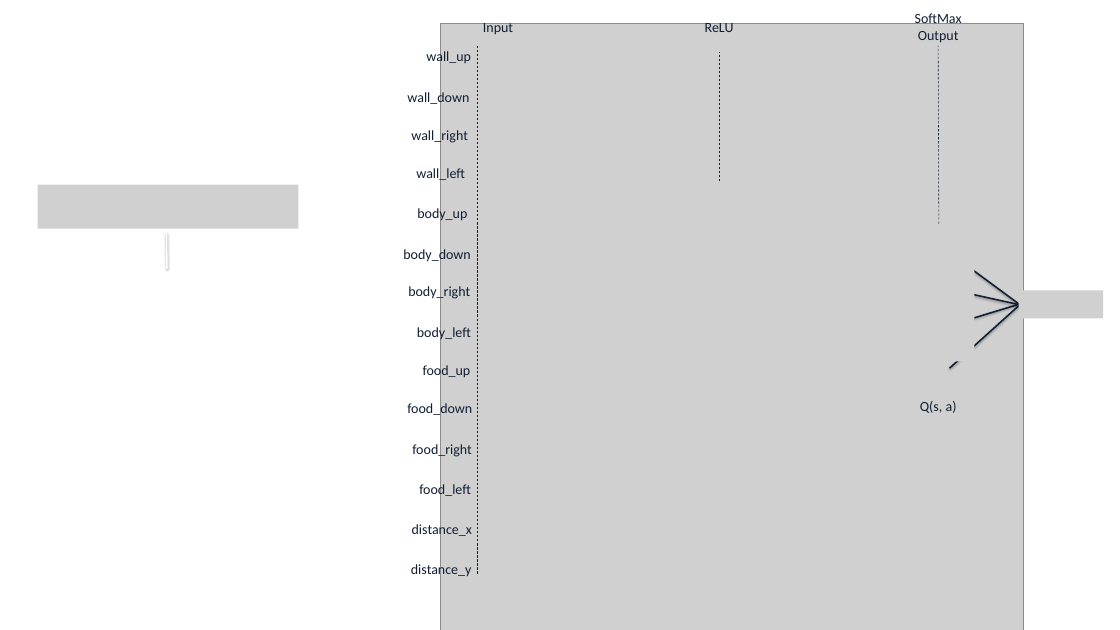
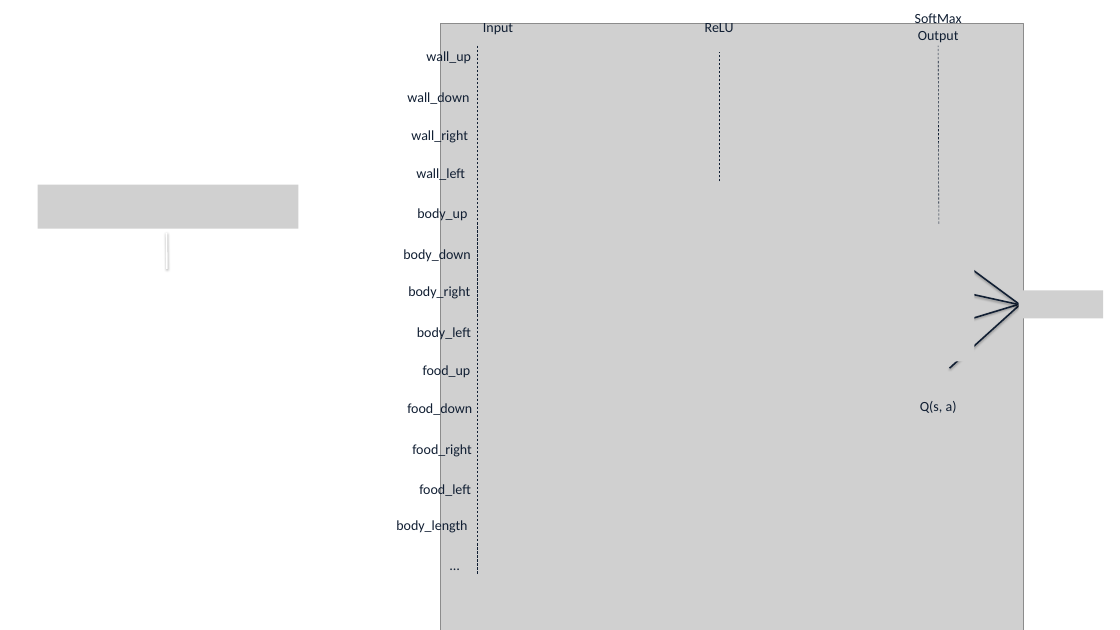
Before and after one commit to tlagore/ece559b_project, a slide deck: slide 13 of presentation/ece559b_presentation.pptx (slide 12 before the commit). Drawn at 1120x630 pixels with LibreOffice and Linux fonts; fonts in the diff are those of the drawing; grey boxes stand for pictures; background and template pictures are left out. Boxes give left, top, right and bottom in pixels: in the first picture for what was removed or moved away, otherwise in the second. Text is boxed around its words. In the diff, an @@ line names an element or a change of style, - is before the commit and + after.

```diff
--- a/presentation/ece559b_presentation.pptx
+++ b/presentation/ece559b_presentation.pptx
@@ text at box(396, 518, 467, 534): text changed @@
-distance_y
+body_length
@@ text removed at box(412, 522, 472, 538) @@
-distance_x
@@ text added at box(444, 554, 488, 577), 18 pt, text #111F33 @@
+…
```
Also in this commit, not shown: 5 other slides changed, 1 slide added, 3 other files.
